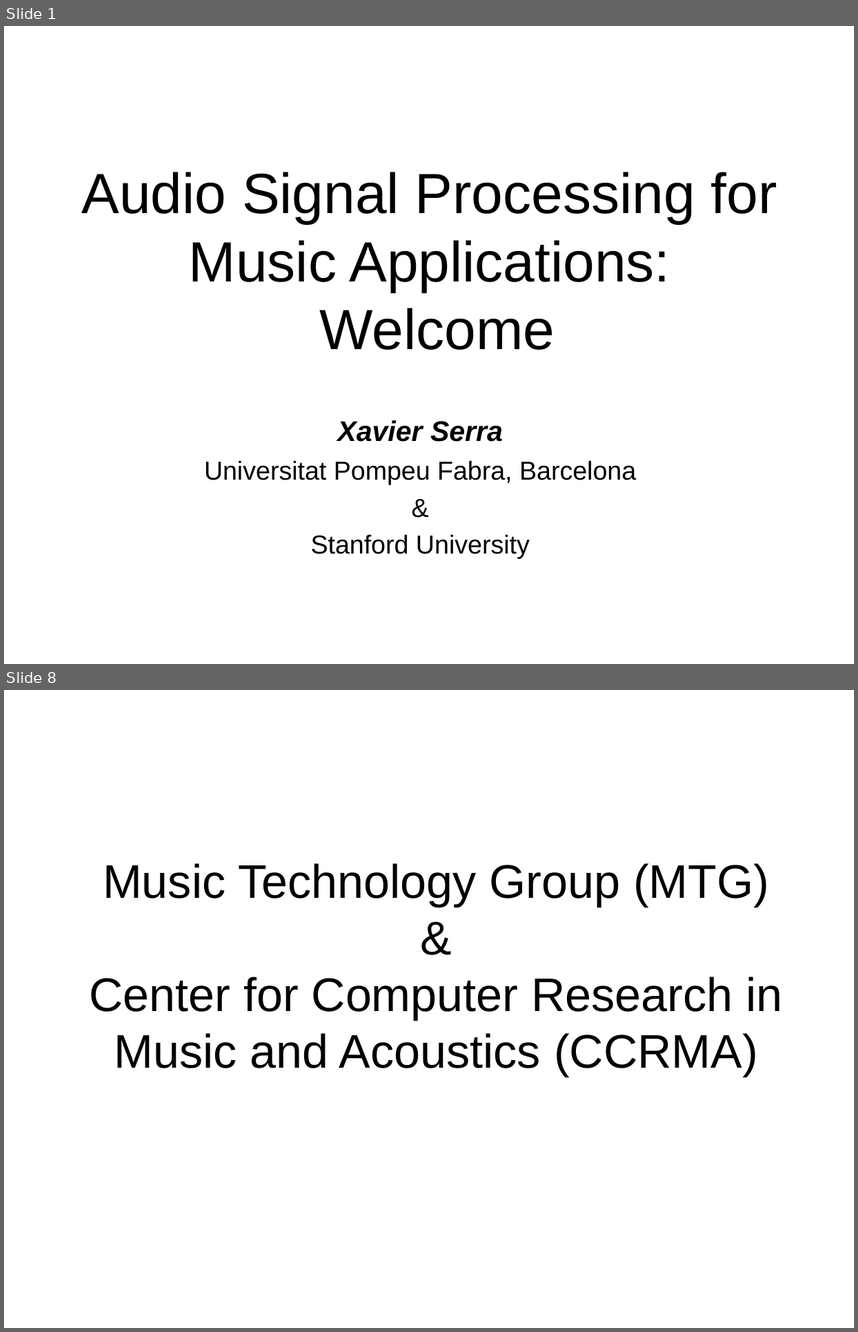
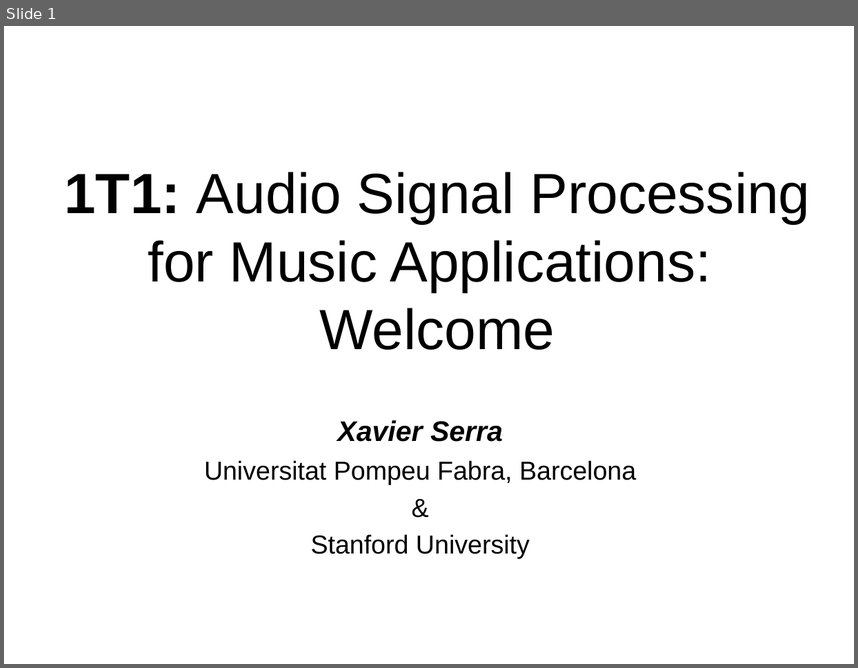
Before and after one commit to hoinx/sms-tools, a slide deck: lectures/1-Introduction/1T1-Welcome.odp. Shown one above the other, each under a label of ours: slides 1 and 8 before the commit, slide 1 after it; the slides between them are not shown. The pictures are 858x1332 and 858x668 pixels, drawn with LibreOffice and Linux fonts; fonts in the diff are those of the drawing. Boxes give left, top, right and bottom in pixels: in the first picture for what was removed or moved away, otherwise in the second. Text is boxed around its words. In the diff, an @@ line names an element or a change of style, - is before the commit and + after.

```diff
--- a/lectures/1-Introduction/1T1-Welcome.odp
+++ b/lectures/1-Introduction/1T1-Welcome.odp
@@ slide 8 removed at <box>4,690,854,1328</box>, background #FFFFFF @@
@@ title removed at <box>89,863,782,1076</box> @@
-Music Technology Group (MTG)
-&
-Center for Computer Research in Music and Acoustics (CCRMA)
@@ slide 1 changed as well @@
@@ title at <box>64,172,811,350</box>: text changed @@
-Audio Signal Processing for
-Music Applications:
-Welcome
+1T1: Audio Signal Processing for Music Applications:
+Welcome
```
Also in this commit, not shown: 5 other slides changed, 2 slides added, 7 other slides removed, 4 other files.
